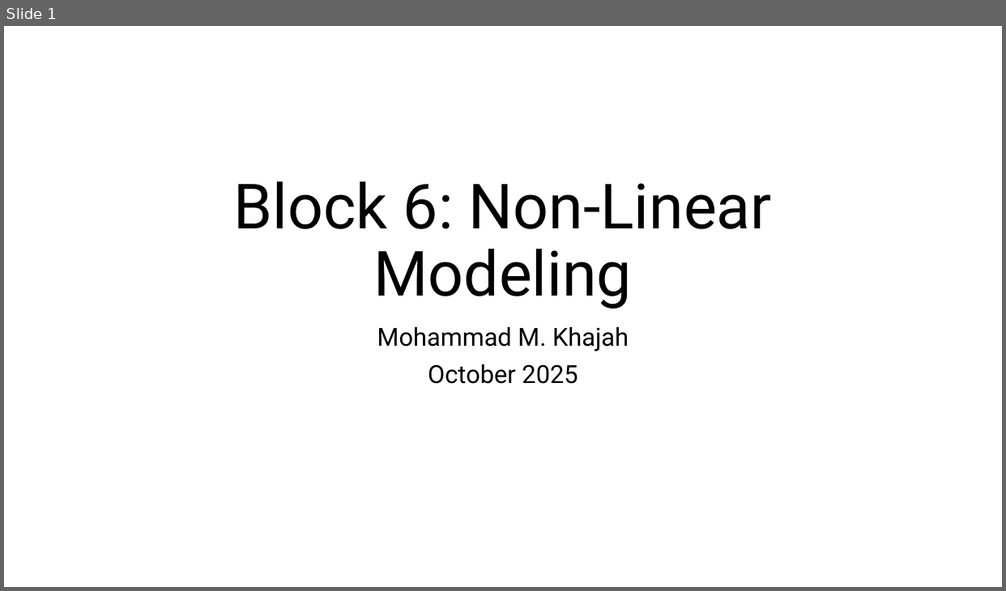
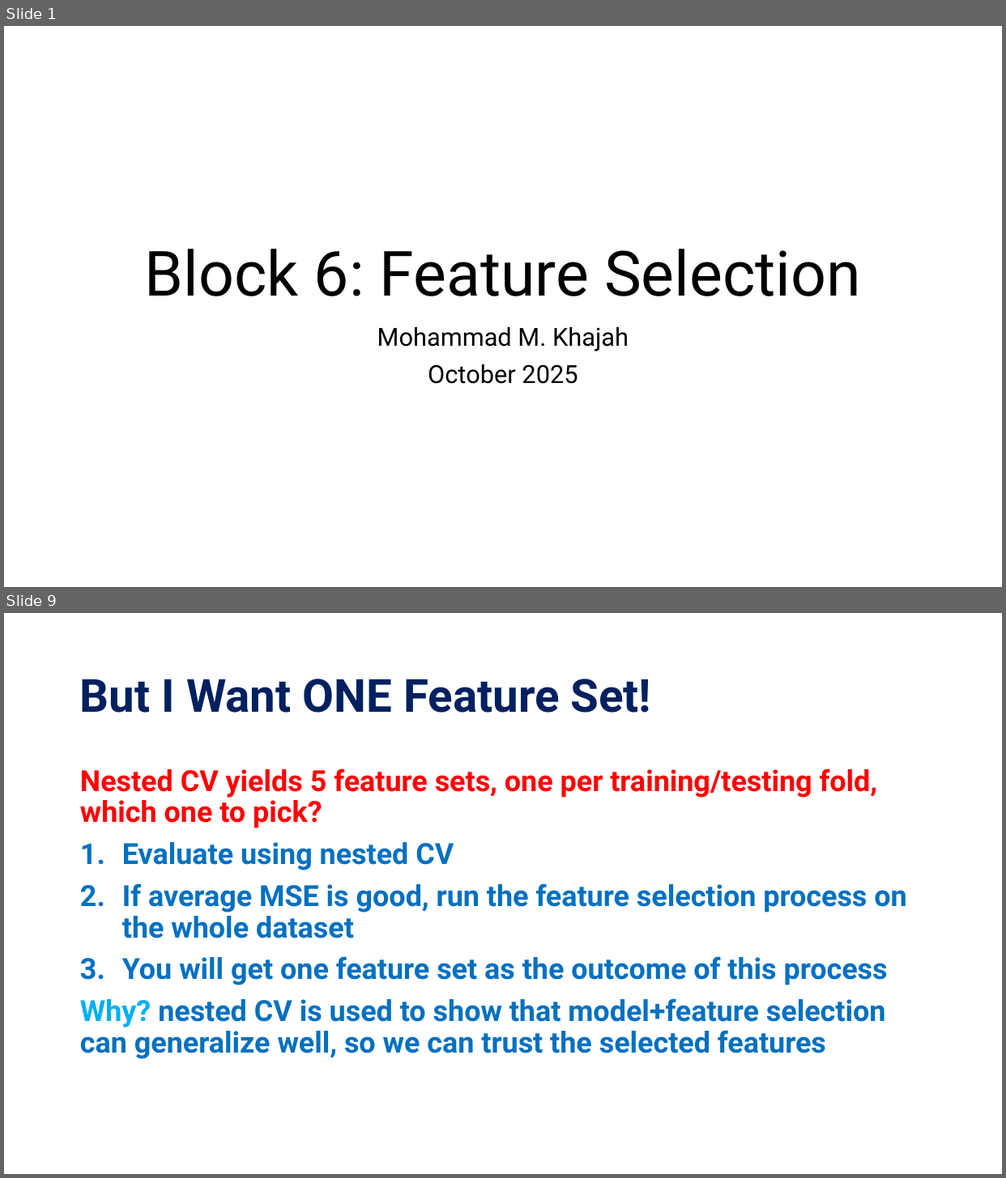
Before and after one commit to KISRDevelopment/python-ml-2025, a slide deck: slides/block6.pptx. Shown one above the other, each under a label of ours: slide 1 before the commit, slides 1 and 9 after it; the slides between them are not shown. The pictures are 1006x591 and 1006x1178 pixels, drawn with LibreOffice and Linux fonts; fonts in the diff are those of the drawing. Boxes give left, top, right and bottom in pixels: in the first picture for what was removed or moved away, otherwise in the second. Text is boxed around its words. In the diff, an @@ line names an element or a change of style, - is before the commit and + after.

Commit message:
add slides for block 6

```diff
--- a/slides/block6.pptx
+++ b/slides/block6.pptx
@@ slide 9 added at [4,613,1002,1174], background #FFFFFF @@
@@ title added at [80,679,651,713], 44 pt, text #002060, bold @@
+But I Want ONE Feature Set!
@@ text added at [80,769,906,1059], 28 pt, text #0070C0, bold @@
+Nested CV yields 5 feature sets, one per training/testing fold, which one to pick?
+1. Evaluate using nested CV
+2. If average MSE is good, run the feature selection process on the whole dataset
+3. You will get one feature set as the outcome of this process
+Why? nested CV is used to show that model+feature selection can generalize well, so we can trust the selected features
@@ slide 1 changed as well @@
@@ title at [145,249,861,297]: text changed @@
-Block 6: Non-Linear Modeling
+Block 6: Feature Selection
```
Also in this commit, not shown: 1 other slide changed, 9 other slides added, 4 slides removed, 2 other files.
